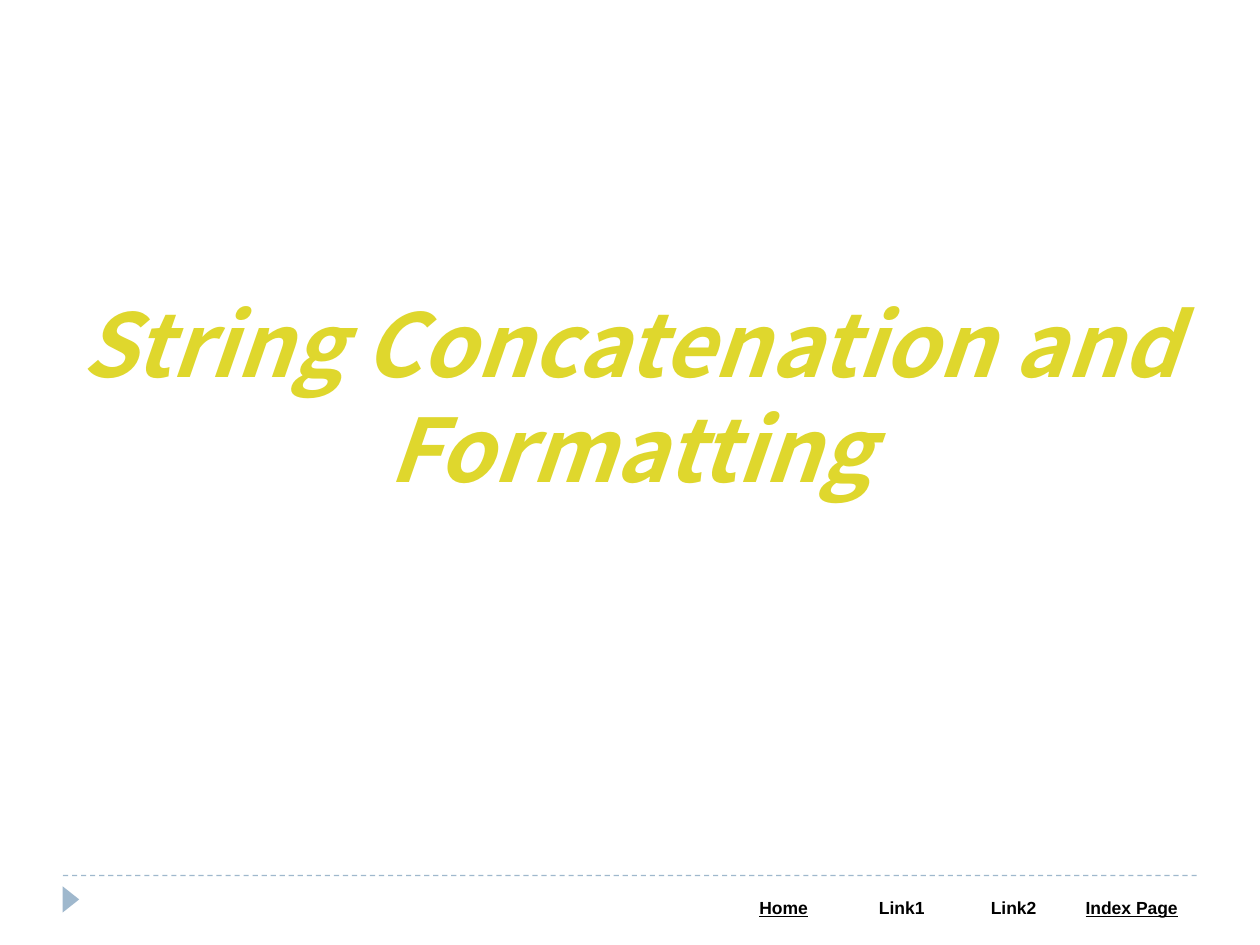
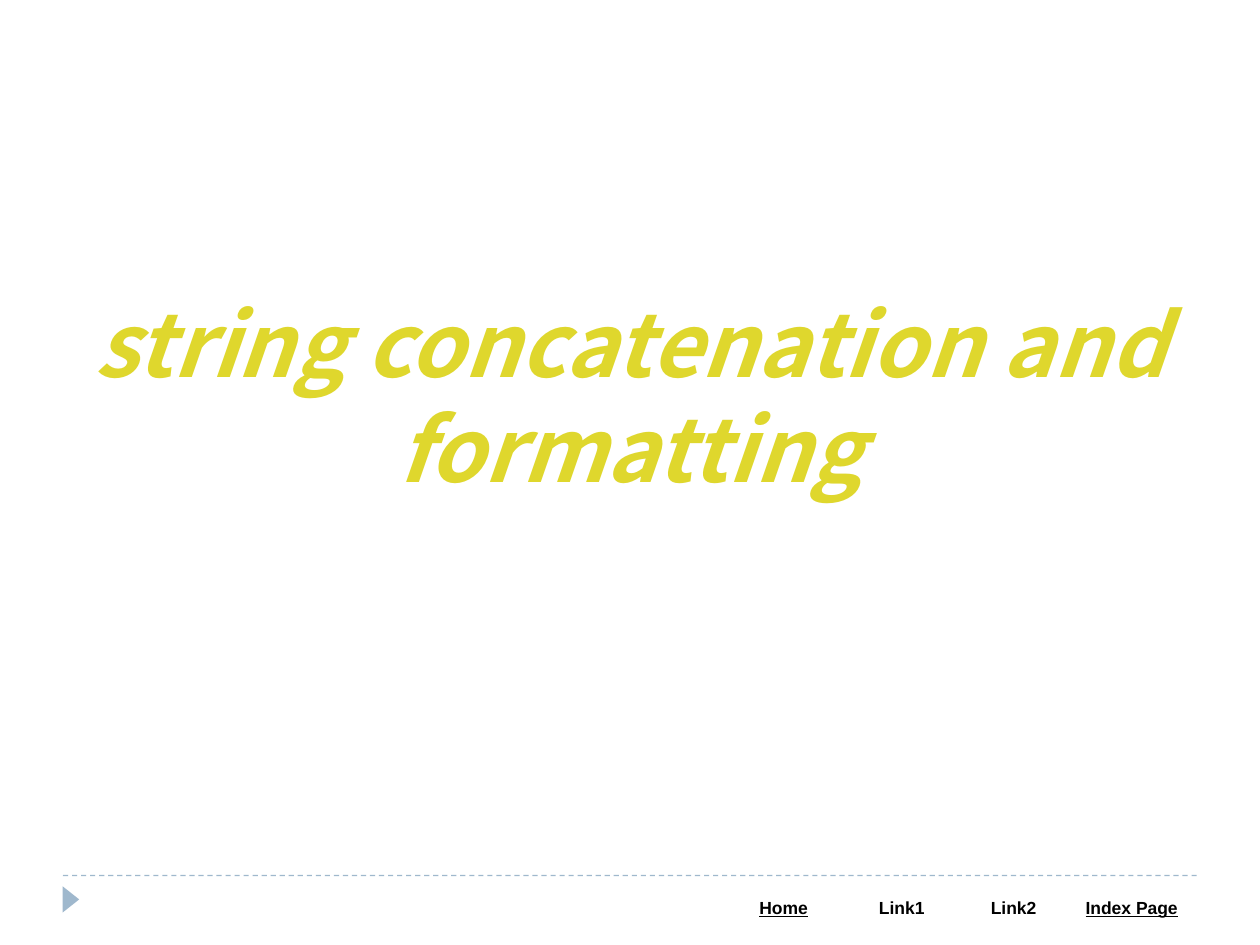
Before and after one commit to Saleel-Bagde-drive/Python-and-Web-PPTs, a slide deck: slide 21 of Python.pptx (slide 20 before the commit). Drawn at 1260x945 pixels with LibreOffice and Linux fonts; fonts in the diff are those of the drawing. Boxes give left, top, right and bottom in pixels: in the first picture for what was removed or moved away, otherwise in the second. Text is boxed around its words. In the diff, an @@ line names an element or a change of style, - is before the commit and + after.

```diff
--- a/Python.pptx
+++ b/Python.pptx
@@ text at box(94, 306, 1165, 504): text changed @@
-String Concatenation and Formatting
+string concatenation and formatting
```
Also in this commit, not shown: 12 other slides changed, 9 slides added, 2 slides removed, 1 other file.
